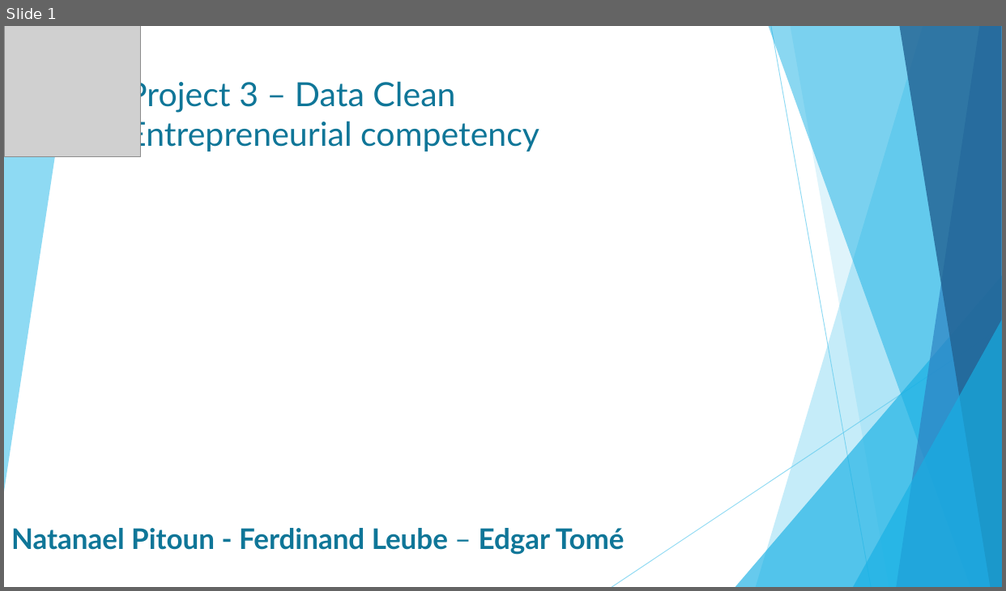
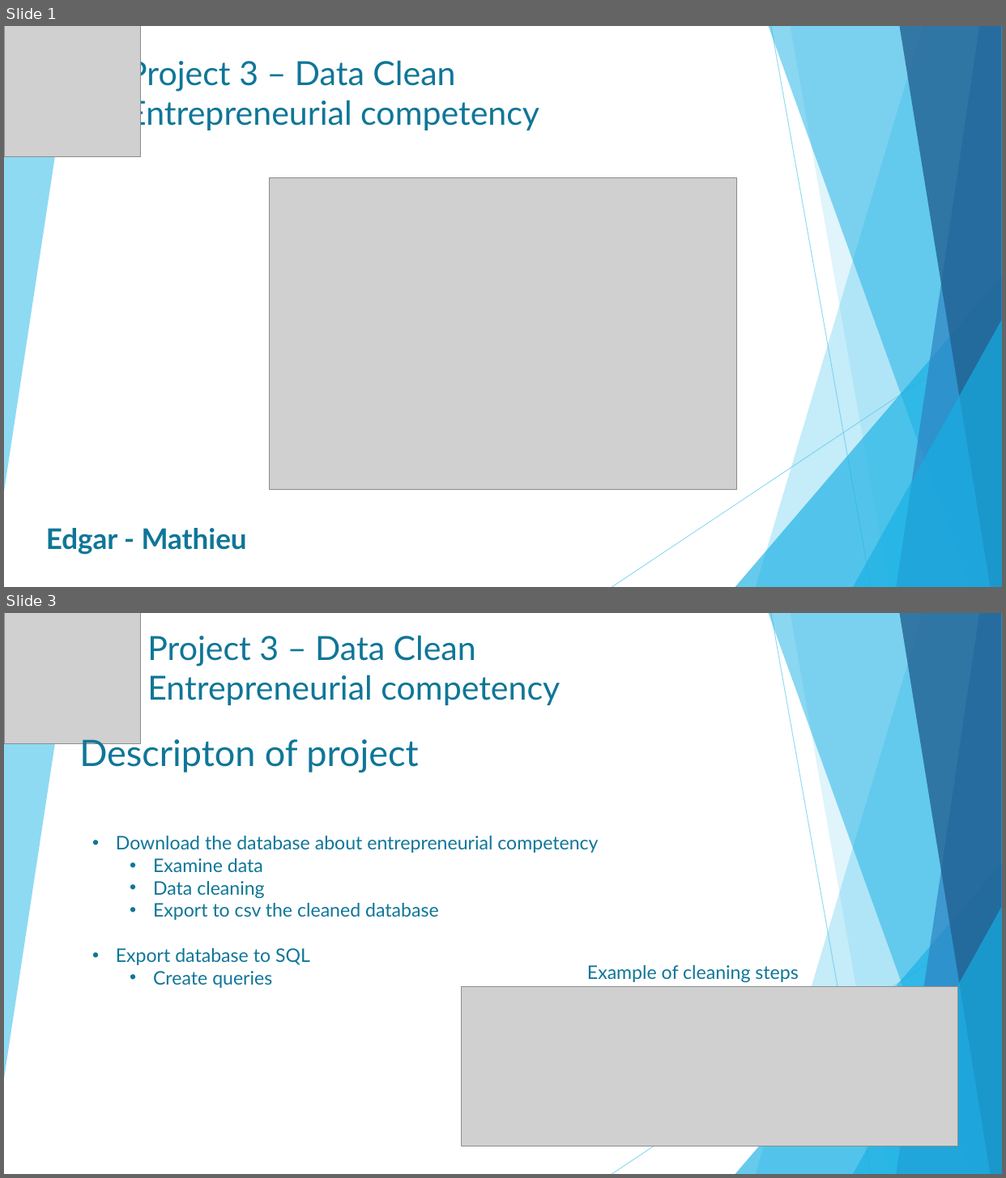
Before and after one commit to Edgart371/Project-3-Clean-Data-Entrepreneurial-Competency, a slide deck: Project3_Entrepreneurial competency .pptx. Shown one above the other, each under a label of ours: slide 1 before the commit, slides 1 and 3 after it; the slides between them are not shown. The pictures are 1006x591 and 1006x1178 pixels, drawn with LibreOffice and Linux fonts; fonts in the diff are those of the drawing; grey boxes stand for pictures. Boxes give left, top, right and bottom in pixels: in the first picture for what was removed or moved away, otherwise in the second. Text is boxed around its words. In the diff, an @@ line names an element or a change of style, - is before the commit and + after.

```diff
--- a/Project3_Entrepreneurial competency .pptx
+++ b/Project3_Entrepreneurial competency .pptx
@@ slide 3 added at [4,613,1002,1174], background #FFFFFF; not listed: 10 template elements that a slide beside it also shows @@
@@ picture added at [4,613,140,744] @@
@@ title added at [147,635,560,705], 32 pt, text #0F7698 @@
+Project 3 – Data Clean
+Entrepreneurial competency
@@ text added at [79,735,418,773], 35.1 pt, text #0F7698 @@
+Descripton of project
@@ text added at [116,836,598,988], 18 pt, text #0F7698 @@
+• Download the database about entrepreneurial competency
+  • Examine data
+  • Data cleaning
+  • Export to csv the cleaned database
+• Export database to SQL
+  • Create queries
@@ text added at [587,965,798,983], 18 pt, text #0F7698 @@
+Example of cleaning steps
@@ picture added at [461,987,957,1147] @@
@@ slide 1 changed as well @@
@@ title "Project 3 – Data Clean ...": place and size @@
-title "Project 3 – Data Clean ..." at [127,77,539,152]
+title "Project 3 – Data Clean ..." at [127,56,539,131]
@@ picture added at [269,178,737,490] @@
@@ text at [46,528,247,555]: text changed @@
-Natanael Pitoun - Ferdinand Leube – Edgar Tomé
+Edgar - Mathieu
```
Also in this commit, not shown: 4 other slides changed, 2 other slides added, 4 slides removed.
